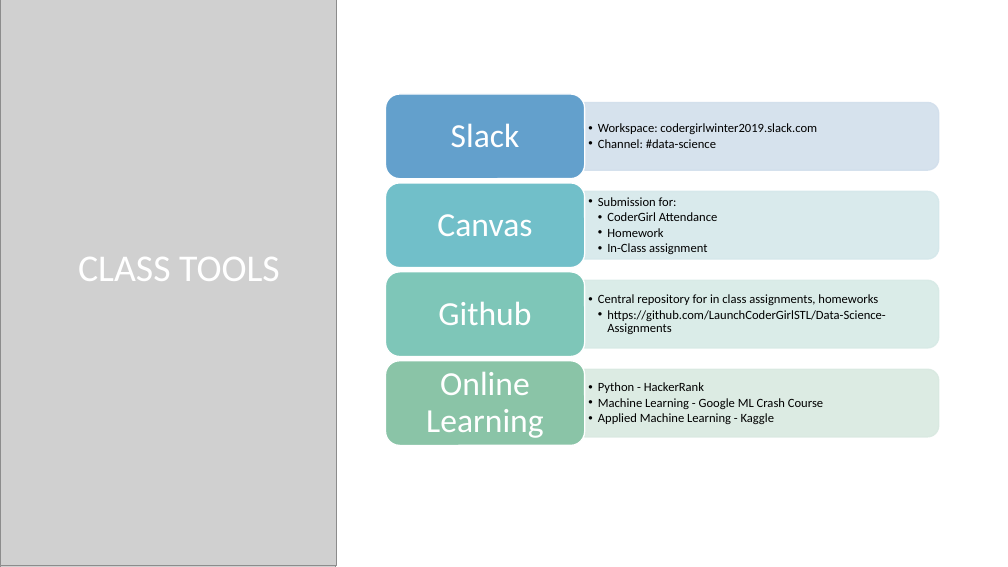
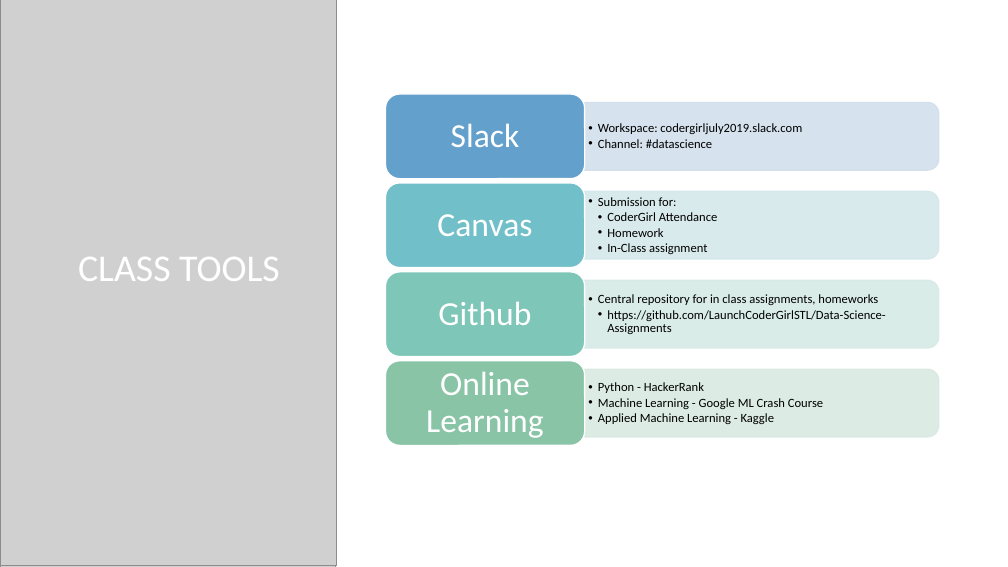
Before and after one commit to LaunchCoderGirlSTL/Data-Science-Assignments, a slide deck: slide 2 of Week1_Introduction.pptx (slide 3 before the commit). Drawn at 1008x567 pixels with LibreOffice and Linux fonts; fonts in the diff are those of the drawing; grey boxes stand for pictures; background and template pictures are left out. Boxes give left, top, right and bottom in pixels: in the first picture for what was removed or moved away, otherwise in the second. Text is boxed around its words. In the diff, an @@ line names an element or a change of style, - is before the commit and + after.

```diff
--- a/Week1_Introduction.pptx
+++ b/Week1_Introduction.pptx
@@ text at <box>598,123,802,148</box>: text changed @@
-  • Workspace: codergirlwinter2019.slack.com
-  • Channel: #data-science
+  • Workspace: codergirljuly2019.slack.com
+  • Channel: #datascience
```
Also in this commit, not shown: 2 other slides changed, 1 slide removed.
